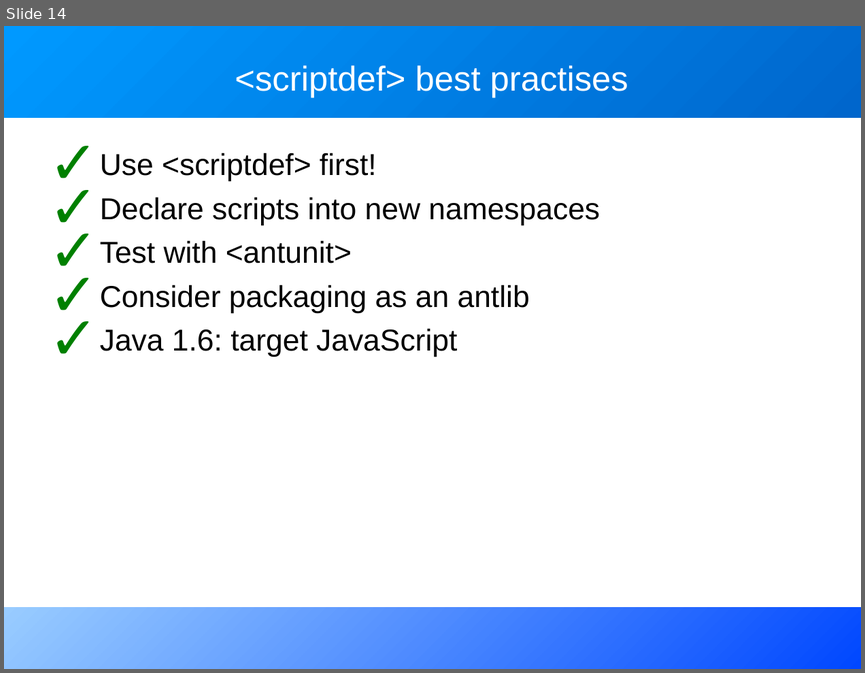
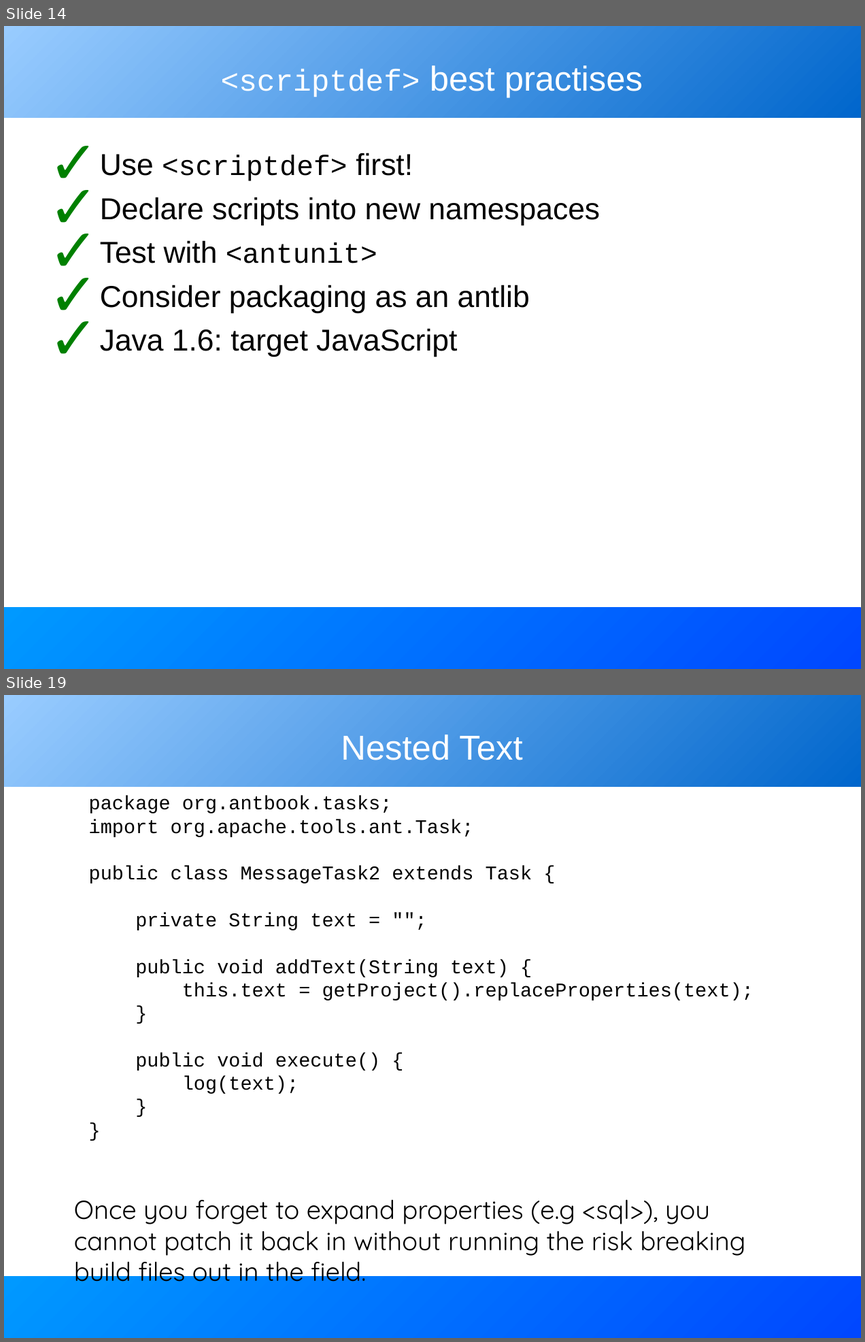
Before and after one commit to BeatrizTercero/repoSvnAnt, a slide deck: core/trunk/docs/slides/extending_ant.odp. Shown one above the other, each under a label of ours: slide 14 before the commit, slides 14 and 19 after it; the slides between them are not shown. The pictures are 865x673 and 865x1342 pixels, drawn with LibreOffice and Linux fonts; fonts in the diff are those of the drawing. Boxes give left, top, right and bottom in pixels: in the first picture for what was removed or moved away, otherwise in the second. Text is boxed around its words. In the diff, an @@ line names an element or a change of style, - is before the commit and + after.

```diff
--- a/core/trunk/docs/slides/extending_ant.odp
+++ b/core/trunk/docs/slides/extending_ant.odp
@@ slide 19 added at [4, 695, 861, 1338], background #FFFFFF; not listed: 2 template elements that a slide beside it also shows @@
@@ title added at [341, 734, 522, 760], 32 pt, text #FFFFFF @@
+Nested Text
@@ text added at [89, 796, 753, 1093], 18 pt, text #000000 @@
+package org.antbook.tasks;
+import org.apache.tools.ant.Task;
+public class MessageTask2 extends Task {
+private String text = "";
+public void addText(String text) {
+this.text = getProject().replaceProperties(text);
+}
+public void execute() {
+log(text);
+}
+}
@@ text added at [74, 1200, 745, 1289], 24 pt, text #000000 @@
+Once you forget to expand properties (e.g <sql>), you cannot patch it back in without running the risk breaking build files out in the field.
@@ slide 14 changed as well @@
@@ rectangle at [4, 26, 861, 118]: fill gradient #0066CC to #0099FF to gradient #0066CC to #99CCFF @@
@@ title "<scriptdef> best practises" at [221, 65, 643, 98]: size 32 to 28 pt, font Arial to Courier New in "<scriptdef>" @@
@@ text at [100, 152, 413, 263]: size 28 to 26 pt, font Arial to Courier New in "<scriptdef>", "<antunit>" @@
@@ rectangle at [4, 607, 861, 669]: fill gradient #0047FF to #99CCFF to gradient #0047FF to #0099FF @@
```
Also in this commit, not shown: 23 other slides changed, 5 other slides added, 1 slide removed.
